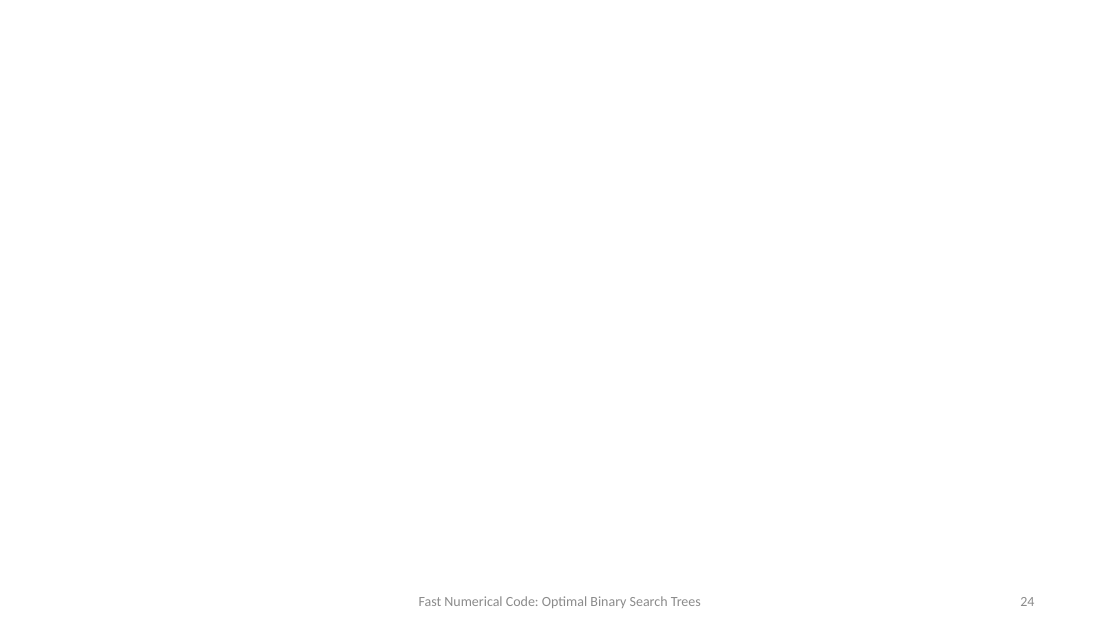
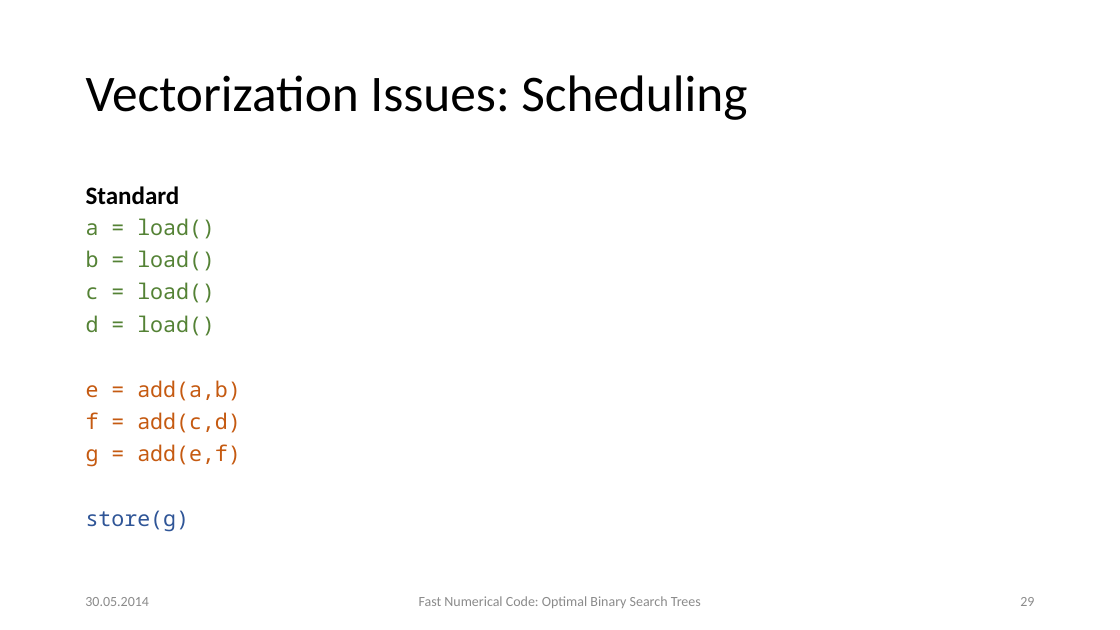
Before and after one commit to d-s-d/FNC14-BST, a slide deck: slide 29 of presentation/presentation.pptx (slide 24 before the commit). Drawn at 1120x630 pixels with LibreOffice and Linux fonts; fonts in the diff are those of the drawing. Boxes give left, top, right and bottom in pixels: in the first picture for what was removed or moved away, otherwise in the second. Text is boxed around its words. In the diff, an @@ line names an element or a change of style, - is before the commit and + after.

```diff
--- a/presentation/presentation.pptx
+++ b/presentation/presentation.pptx
@@ title added at bbox=[86, 75, 747, 120], 44 pt, text #000000 @@
+Vectorization Issues: Scheduling
@@ text added at bbox=[86, 186, 180, 204], 21.5 pt, text #000000, bold @@
+Standard
@@ text added at bbox=[86, 218, 241, 532], 18.5 pt, text #548235 @@
+a = load()
+b = load()
+c = load()
+d = load()
+e = add(a,b)
+f = add(c,d)
+g = add(e,f)
+store(g)
@@ text added at bbox=[85, 597, 149, 606], 12 pt, text #8C8C8C @@
+30.05.2014
@@ page number at bbox=[1020, 597, 1034, 606]: text changed @@
-24
+29
```
Also in this commit, not shown: 25 other slides changed, 10 slides added, 9 other files.
